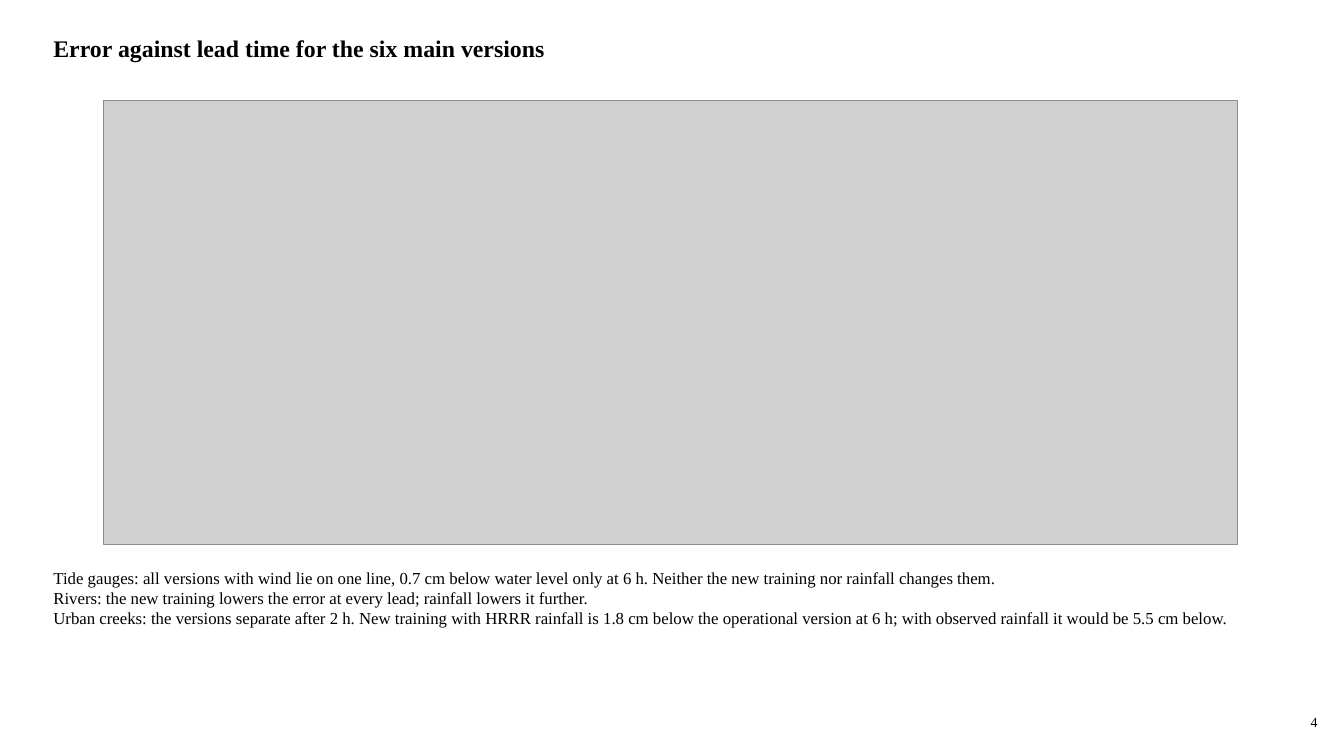
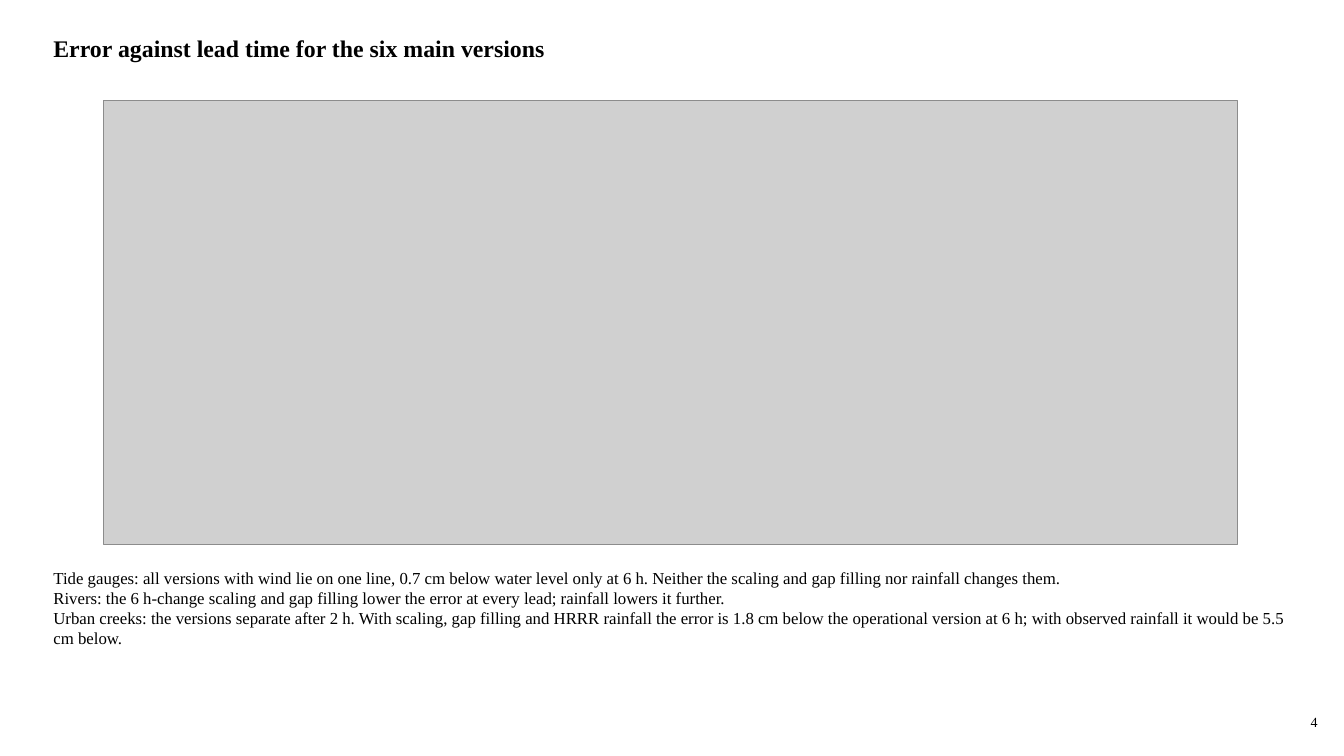
Before and after one commit to LaurenW1997/subdomainLSTM, a slide deck: slide 4 of deliverables/17_versions/version_comparison.pptx. Drawn at 1344x756 pixels with LibreOffice and Linux fonts; fonts in the diff are those of the drawing; grey boxes stand for pictures. Boxes give left, top, right and bottom in pixels: in the first picture for what was removed or moved away, otherwise in the second. Text is boxed around its words. In the diff, an @@ line names an element or a change of style, - is before the commit and + after.

```diff
--- a/deliverables/17_versions/version_comparison.pptx
+++ b/deliverables/17_versions/version_comparison.pptx
@@ text at (53,572,1284,644): text changed @@
-Tide gauges: all versions with wind lie on one line, 0.7 cm below water level only at 6 h. Neither the new training nor rainfall changes them.
-Rivers: the new training lowers the error at every lead; rainfall lowers it further.
-Urban creeks: the versions separate after 2 h. New training with HRRR rainfall is 1.8 cm below the operational version at 6 h; with observed rainfall it would be 5.5 cm below.
+Tide gauges: all versions with wind lie on one line, 0.7 cm below water level only at 6 h. Neither the scaling and gap filling nor rainfall changes them.
+Rivers: the 6 h-change scaling and gap filling lower the error at every lead; rainfall lowers it further.
+Urban creeks: the versions separate after 2 h. With scaling, gap filling and HRRR rainfall the error is 1.8 cm below the operational version at 6 h; with observed rainfall it would be 5.5 cm below.
```
Also in this commit, not shown: 25 other slides changed, 30 other files.
